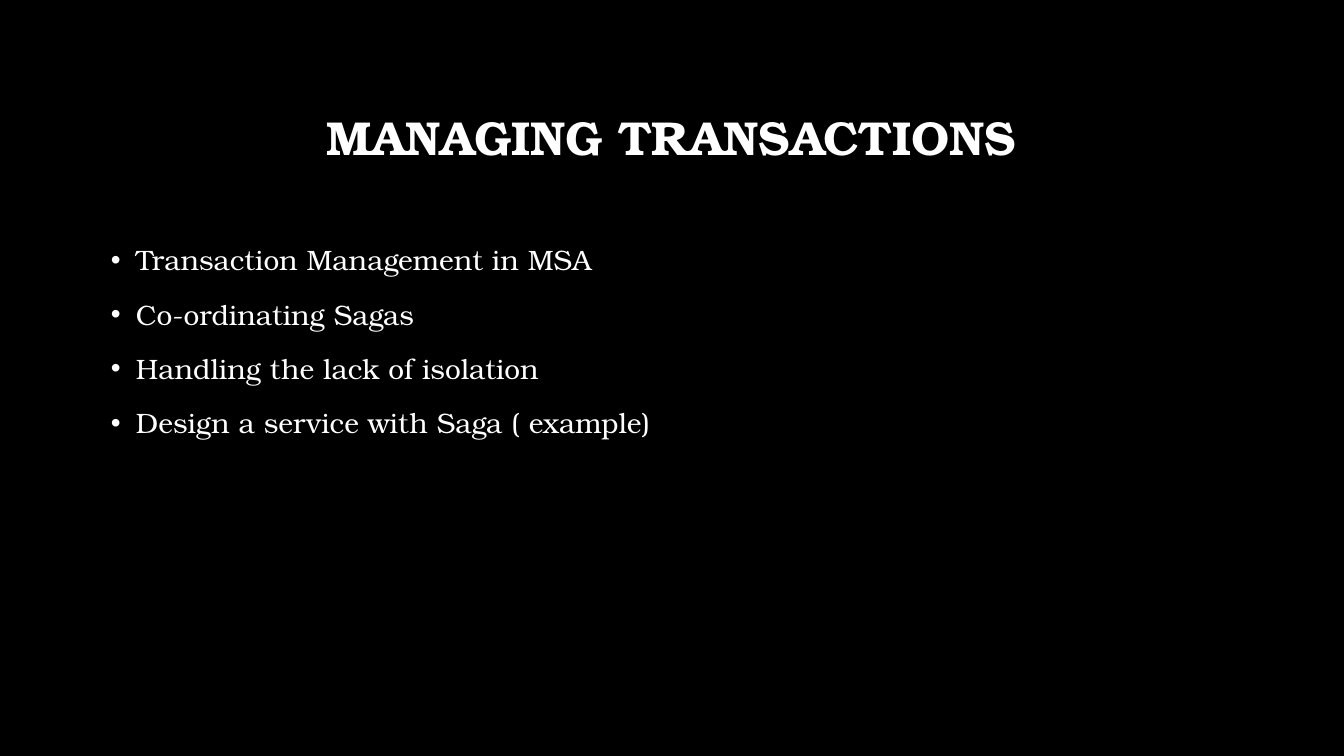
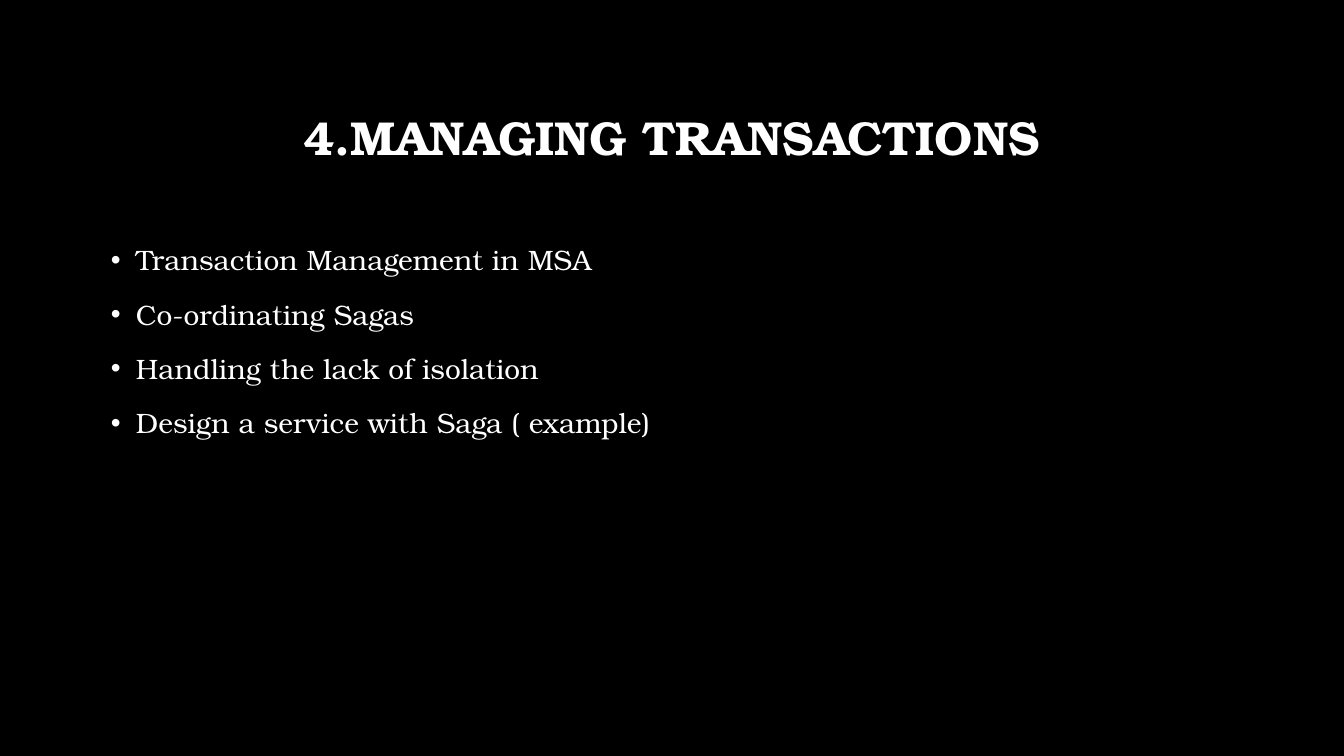
Before and after one commit to BharadwajMamidisetti/m5s8, a slide deck: slide 5 of docs/presentations/Microservices.pptx (slide 4 before the commit). Drawn at 1344x756 pixels with LibreOffice and Linux fonts; fonts in the diff are those of the drawing; background and template pictures are left out. Boxes give left, top, right and bottom in pixels: in the first picture for what was removed or moved away, otherwise in the second. Text is boxed around its words. In the diff, an @@ line names an element or a change of style, - is before the commit and + after.

```diff
--- a/docs/presentations/Microservices.pptx
+++ b/docs/presentations/Microservices.pptx
@@ title at <box>303,122,1039,156</box>: text changed @@
-MANAGING TRANSACTIONS
+4.MANAGING TRANSACTIONS
```
Also in this commit, not shown: 4 other slides changed, 12 slides added.
